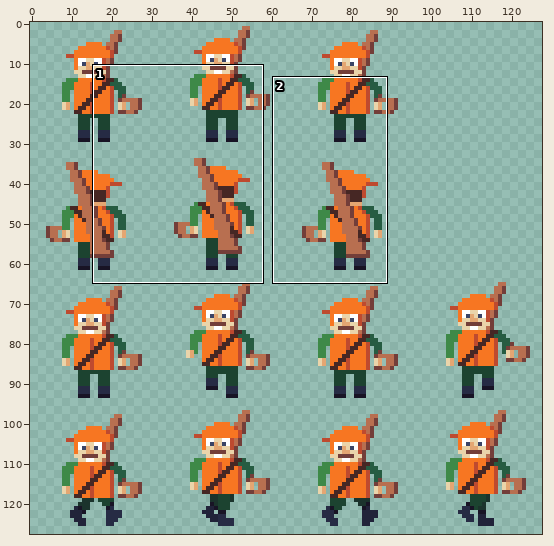
Pixel-art file: assets/textures/characters/metsastaja_32.aseprite. The picture above shows the old version from afar; the outline marks the close-up.
Close-up. Before:
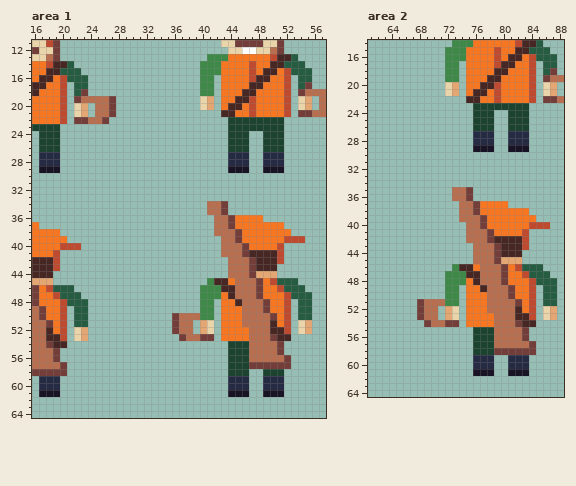
128x128 pixels, 1 frame. Shown: area 1: x 16..57, y 11..64; area 2: x 61..88, y 14..64. The commit also changed other parts of the picture, which this record leaves out.
Once edited:
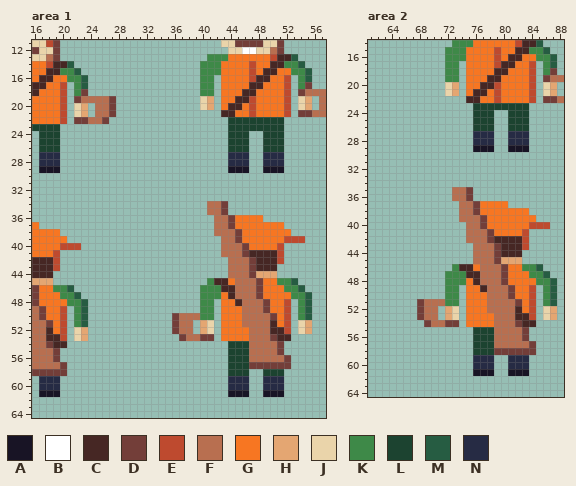
Palette (. is transparent): A #181425  B #ffffff  C #462724  D #733e39  E #be4a2f  F #b86f50  G #f77622  H #e4a672  J #ead4aa  K #3e8948  L #1c4330  M #265c42  N #262b44
Difference:
Area 1:
Colour G replaces colour E in row 15 at x 52; in row 16 at x 20; in row 45 at x 50; in row 46 at x 18 and 51; in row 47 at x 19 and 52; in row 48 at x 20.
Colour K replaces colour M in row 14 at x 52 to 53; in row 15 at x 20 to 21 and 53 to 54; in row 16 at x 21 to 22 and 54; in row 17 at x 22 and 54; in row 18 at x 22; in row 45 at x 51 to 52.
Colour K replaces colour M in row 46 at x 19 to 20 and 52 to 53; in row 47 at x 20 to 21 and 53 to 54; in row 48 at x 21 to 22 and 54; in rows 49 to 50 at x 22 and 54; in row 51 at x 22.
Area 2:
Colour G replaces colour E in row 16 at x 84; in row 46 at x 82; in row 47 at x 83; in row 48 at x 84.
Colour K replaces colour M in row 15 at x 84 to 85; in row 16 at x 85 to 86; in rows 17 to 18 at x 86; in row 46 at x 83 to 84; in row 47 at x 84 to 85; in row 48 at x 85 to 86.
Colour K replaces colour M in rows 49 to 51 at x 86.
Pixel boxes of the changes (left, top, right, bottom) in both close-ups:
changed: (284, 61, 305, 89)
changed: (60, 68, 81, 96)
changed: (270, 278, 305, 320)
changed: (46, 285, 81, 327)
changed: (529, 47, 550, 75)
changed: (515, 264, 550, 306)
